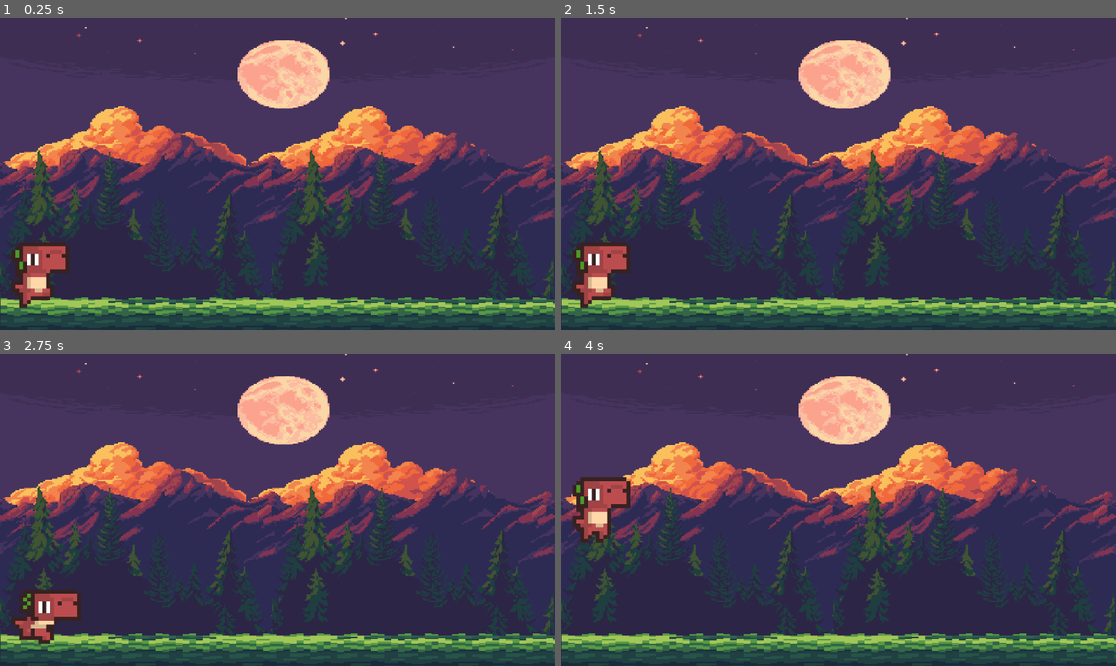
Above: before the commit, frames 1-4 (two rows, left to right).
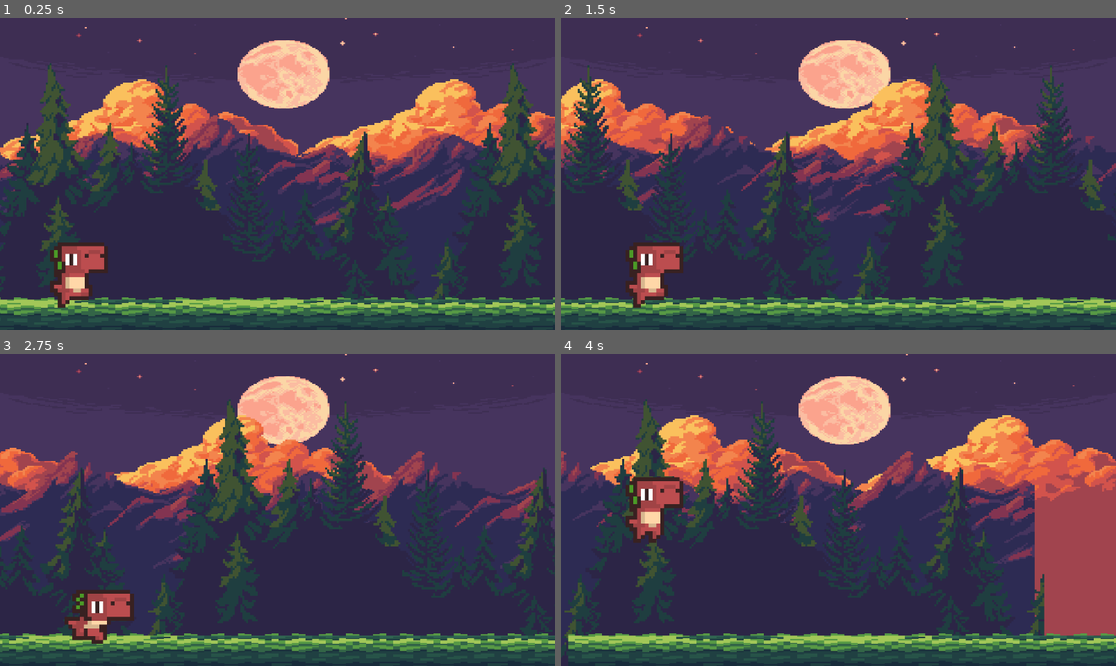
Above: after the commit, the same moments.

Repository: Austererie/TrexRun
Game: Godot game, scene res://scenes/main.tscn
Two runs of this game, one before a commit and one after it. Both use one fixed random seed, a clock stepped at 60 frames per second and the inputs below.
Inputs:
- Up to frame 1 (0.25 s): no input
- Up to frame 2 (1.5 s): tap Enter (ui_accept) at 0.5, 0.77 s
- Up to frame 3 (2.75 s): tap Enter (ui_accept) at 1.52 s; hold Down (ui_down) from 2.03 s (still down)
- Up to frame 4 (4 s): release Down (ui_down) at 2.78 s; tap Enter (ui_accept) at 3.02, 3.77 s

The runs differ from the first frame. In frame 1, 33% of the frame differs, in the area x 0-100%, y 14-100%; in frame 2, 33%; in frame 3, 31%; in frame 4, 36%, in the area x 0-100%, y 14-99%.

Commit message:
Horizontal Parallax
Infinite background, and ground movement.

Diff:
--- a/scenes/background.tscn
+++ b/scenes/background.tscn
@@ -14,33 +14,36 @@
 centered = false
 
 [node name="ParallaxLayer" type="ParallaxLayer" parent="."]
-motion_scale = Vector2(0.6, 1)
-motion_mirroring = Vector2(570, 0)
+motion_scale = Vector2(0.2, 1)
+motion_mirroring = Vector2(720, 0)
 
 [node name="Sprite2D" type="Sprite2D" parent="ParallaxLayer"]
 z_index = 1
 texture_filter = 1
-scale = Vector2(3.6375, 2.7)
+position = Vector2(1, -92)
+scale = Vector2(4.5, 3.34)
 texture = ExtResource("2_1yjea")
 centered = false
 
 [node name="ParallaxLayer2" type="ParallaxLayer" parent="."]
-motion_scale = Vector2(0.7, 1)
-motion_mirroring = Vector2(515, 0)
+motion_scale = Vector2(0.3, 1)
+motion_mirroring = Vector2(648, 0)
 
 [node name="Sprite2D" type="Sprite2D" parent="ParallaxLayer2"]
 texture_filter = 1
-scale = Vector2(3.59722, 2.69583)
+position = Vector2(1, -102)
+scale = Vector2(4.5, 3.373)
 texture = ExtResource("3_h4kx8")
 centered = false
 
 [node name="ParallaxLayer3" type="ParallaxLayer" parent="."]
-motion_scale = Vector2(0.8, 1)
-motion_mirroring = Vector2(565, 0)
+motion_scale = Vector2(0.4, 1)
+motion_mirroring = Vector2(960, 0)
 
 [node name="Sprite2D" type="Sprite2D" parent="ParallaxLayer3"]
 z_index = 2
 texture_filter = 1
-scale = Vector2(2.43333, 2.69583)
+position = Vector2(-1, -358)
+scale = Vector2(4, 4.432)
 texture = ExtResource("4_s1pgc")
 centered = false
--- /dev/null
+++ b/scenes/bush_1.tscn
@@ -0,0 +1,13 @@
+[gd_scene load_steps=2 format=3 uid="uid://cy6y7csvfmoba"]
+
+[ext_resource type="Texture2D" uid="uid://bdbmyuncjnj1h" path="res://assets/Bush 1_GREEN.png" id="1_su7fa"]
+
+[node name="bush1" type="Area2D"]
+
+[node name="Sprite2D" type="Sprite2D" parent="."]
+texture_filter = 1
+scale = Vector2(4, 4)
+texture = ExtResource("1_su7fa")
+
+[node name="CollisionPolygon2D" type="CollisionPolygon2D" parent="."]
+polygon = PackedVector2Array(-83, -58, -58, -16, -57, -59, -41, -23, -22, -48, -5, -64, 12, -23, 21, -53, 37, -32, 45, -53, 63, -49, 72, -62, 75, -37, 92, -53, 80, -17, 112, -19, 96, -3, 132, 2, 98, 19, 113, 37, 59, 46, 62, 64, 0, 39, -19, 65, -45, 39, -96, 54, -90, 27, -124, 48, -111, 21, -134, 14, -109, 11, -130, -5, -104, -3, -101, -48, -79, -8)
--- a/scenes/main.tscn
+++ b/scenes/main.tscn
@@ -1,10 +1,12 @@
-[gd_scene load_steps=4 format=3 uid="uid://bvl6lvpoxuicq"]
+[gd_scene load_steps=5 format=3 uid="uid://bvl6lvpoxuicq"]
 
 [ext_resource type="PackedScene" uid="uid://cohtu47rrs6nm" path="res://scenes/background.tscn" id="1_lqxbm"]
+[ext_resource type="Script" path="res://scripts/main.gd" id="1_qfsr7"]
 [ext_resource type="PackedScene" uid="uid://bkxone8b4eucs" path="res://scenes/ground.tscn" id="2_86lfu"]
 [ext_resource type="PackedScene" uid="uid://b4ua77ttgtlfw" path="res://scenes/trex.tscn" id="3_tvjsh"]
 
 [node name="main" type="Node"]
+script = ExtResource("1_qfsr7")
 
 [node name="Background" parent="." instance=ExtResource("1_lqxbm")]
 
@@ -15,3 +17,4 @@
 
 [node name="Camera2D" type="Camera2D" parent="."]
 position = Vector2(576, 324)
+position_smoothing_enabled = true
--- /dev/null
+++ b/scenes/rino.tscn
@@ -0,0 +1,64 @@
+[gd_scene load_steps=9 format=3 uid="uid://d37ckgkf7iw2j"]
+
+[ext_resource type="Texture2D" uid="uid://6y04kl0capqd" path="res://assets/runRino.png" id="1_hx8ax"]
+
+[sub_resource type="AtlasTexture" id="AtlasTexture_l21pc"]
+atlas = ExtResource("1_hx8ax")
+region = Rect2(0, 0, 52, 34)
+
+[sub_resource type="AtlasTexture" id="AtlasTexture_yptla"]
+atlas = ExtResource("1_hx8ax")
+region = Rect2(52, 0, 52, 34)
+
+[sub_resource type="AtlasTexture" id="AtlasTexture_us47j"]
+atlas = ExtResource("1_hx8ax")
+region = Rect2(104, 0, 52, 34)
+
+[sub_resource type="AtlasTexture" id="AtlasTexture_cruhc"]
+atlas = ExtResource("1_hx8ax")
+region = Rect2(156, 0, 52, 34)
+
+[sub_resource type="AtlasTexture" id="AtlasTexture_dkpof"]
+atlas = ExtResource("1_hx8ax")
+region = Rect2(208, 0, 52, 34)
+
+[sub_resource type="AtlasTexture" id="AtlasTexture_rkgf1"]
+atlas = ExtResource("1_hx8ax")
+region = Rect2(260, 0, 52, 34)
+
+[sub_resource type="SpriteFrames" id="SpriteFrames_j6hqj"]
+animations = [{
+"frames": [{
+"duration": 1.0,
+"texture": SubResource("AtlasTexture_l21pc")
+}, {
+"duration": 1.0,
+"texture": SubResource("AtlasTexture_yptla")
+}, {
+"duration": 1.0,
+"texture": SubResource("AtlasTexture_us47j")
+}, {
+"duration": 1.0,
+"texture": SubResource("AtlasTexture_cruhc")
+}, {
+"duration": 1.0,
+"texture": SubResource("AtlasTexture_dkpof")
+}, {
+"duration": 1.0,
+"texture": SubResource("AtlasTexture_rkgf1")
+}],
+"loop": true,
+"name": &"idle",
+"speed": 19.0
+}]
+
+[node name="rino" type="CharacterBody2D"]
+
+[node name="AnimatedSprite2D" type="AnimatedSprite2D" parent="."]
+texture_filter = 1
+scale = Vector2(4, 4)
+sprite_frames = SubResource("SpriteFrames_j6hqj")
+animation = &"idle"
+
+[node name="CollisionPolygon2D" type="CollisionPolygon2D" parent="."]
+polygon = PackedVector2Array(-58, -51, 0, -52, 5, -44, 46, -46, 77, -30, 81, -9, 96, 13, 96, 28, 82, 29, 68, 62, 43, 60, 31, 50, 18, 62, -24, 61, -27, 47, -73, 46, -104, 19, -71, 14, -78, -7, -65, -11, -77, -31)
--- /dev/null
+++ b/scenes/rock_1.tscn
@@ -0,0 +1,13 @@
+[gd_scene load_steps=2 format=3 uid="uid://b0bqh8h54pao4"]
+
+[ext_resource type="Texture2D" uid="uid://dv0546ucqdxhu" path="res://assets/Rock Pile 1 - AZURE - BIG.PNG" id="1_7j1dv"]
+
+[node name="Rock1" type="Area2D"]
+
+[node name="Sprite2D" type="Sprite2D" parent="."]
+texture_filter = 1
+scale = Vector2(4, 4)
+texture = ExtResource("1_7j1dv")
+
+[node name="CollisionPolygon2D" type="CollisionPolygon2D" parent="."]
+polygon = PackedVector2Array(-37, -69, 11, -65, 26, -50, 61, -56, 91, -34, 88, -16, 107, -7, 122, 20, 95, 41, 67, 36, 32, 55, 18, 70, -27, 60, -60, 54, -82, 40, -124, 30, -111, 0, -99, -1, -105, -38, -72, -58, -56, -58)
--- /dev/null
+++ b/scripts/main.gd
@@ -0,0 +1,41 @@
+extends Node
+
+const DINO_START_POS := Vector2i(150, 485)
+const CAM_START_POS := Vector2i(576, 324)
+var score: int
+var speed : float
+const START_SPEED : float = 10.0
+const MAX_SPEED : int = 25
+var screen_size : Vector2i
+
+
+# Called when the node enters the scene tree for the first time.
+func _ready() -> void:
+	screen_size = get_window().size
+
+func new_game():
+	#reset vars
+	score = 0
+
+	#reset nodes
+	$trex.position = DINO_START_POS
+	$trex.velocity = Vector2i(0, 0)
+	$Camera2D.position = CAM_START_POS
+	$ground.position = Vector2i(0, 0)
+
+
+# Called every frame. 'delta' is the elapsed time since the previous frame.
+func _process(delta: float) -> void:
+	speed = START_SPEED
+
+	#mov dino and camera
+	$trex.position.x += speed
+	$Camera2D.position.x += speed
+
+	#update score
+	score += speed
+	print(score)
+
+	#update ground position
+	if $Camera2D.position.x - $ground.position.x > screen_size.x * 1.5:
+		$ground.position.x += screen_size.x
Binary file added: assets/Bush 1_GREEN.png
Not shown, added: assets/Bush 1_GREEN.png.import
Binary file added: assets/Rock Pile 1 - AZURE - BIG.PNG
Not shown, added: assets/Rock Pile 1 - AZURE - BIG.PNG.import
Binary file added: assets/idleRino.png
Not shown, added: assets/idleRino.png.import
Binary file added: assets/runRino.png
Not shown, added: assets/runRino.png.import
